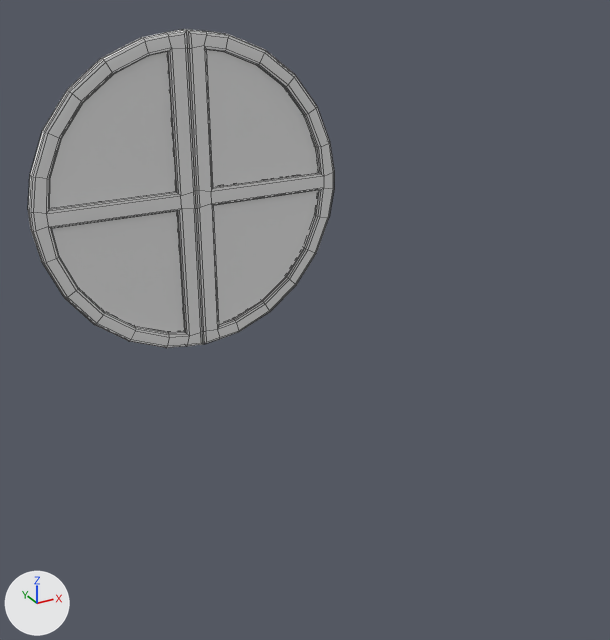
Renders of the OBJ model Assets/Models/Exterior/Circle_Window.obj from each side of a commit.
Rendered twice from a 50 mm camera at (-7.52, -10.62, 14.6) aimed at (1.08, 5.01, 6.79). The lights are fixed; the arrows at lower left show +X, +Y and +Z. The first picture is the older version. Mesh edges are drawn as thin lines. Where no turn or scale is listed for an object, it has been applied to the vertices. Vertices at exactly the same position are counted once.

Names of what the first picture shows: 'Circle_Window'.
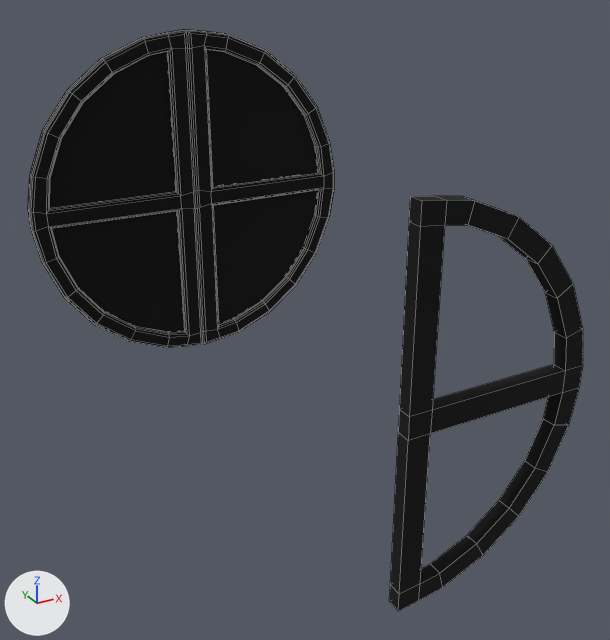
Changed parts and their boxes (x1, y1, x2, y2) in the pictures (610 x 640 px):
'Circle_Window', recoloured, reshaped (white to black, 81% wider, 82% taller)
    before: (28, 29, 334, 348)
    after: (28, 29, 583, 611)
part 1 of me_circle_window, added (black)
    after: (389, 196, 583, 611)

Edits to the bpy script that builds the scene:
```text
Change mat_initialshadinggroup:
    mat_initialshadinggroup.base_color: (0.8, 0.8, 0.8) -> (0.0, 0.0, 0.0)  # white #e7e7e7 -> black #000000
Change me_circle_window:
    used by ob_circle_window; location = (0.0, 0.0, 0.0)
    remove me_circle_window.from_pydata(...)  # 509 vertices, 478 faces; spans x -3.53..5.65, y 11.38..11.77, z 3.5..12.65
    add me_circle_window.from_pydata(...)  # 586 vertices, 552 faces; spans x -3.53..5.65, y -0.6..11.77, z 3.18..12.65
    me_circle_window part 1: a new loose piece of 76 vertices spanning x 0.0..3.98, y -0.6..-0.3, z 3.18..11.13, in mat_initialshadinggroup (black #000000)
    other edits to the shape of me_circle_window do not show in these pictures
```
